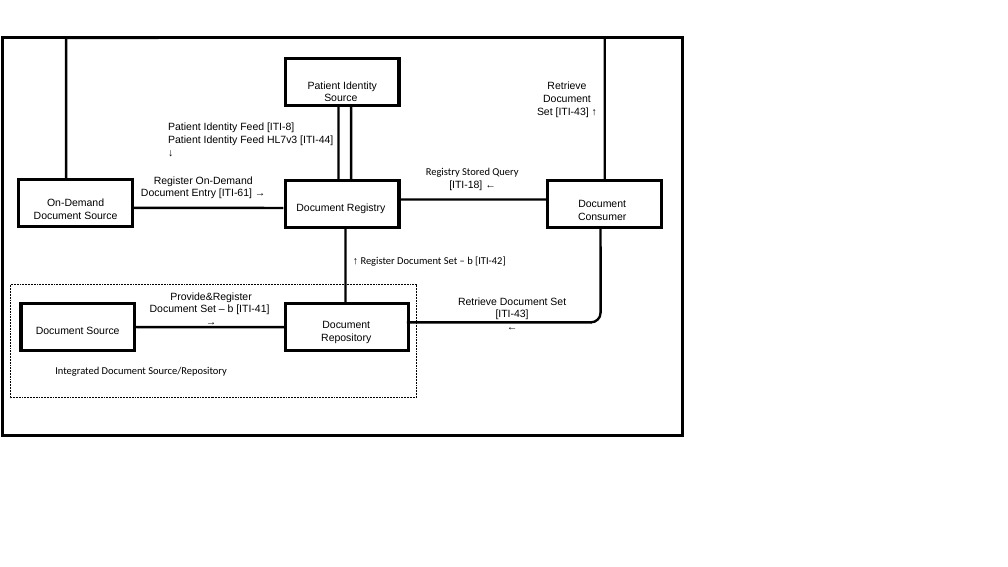
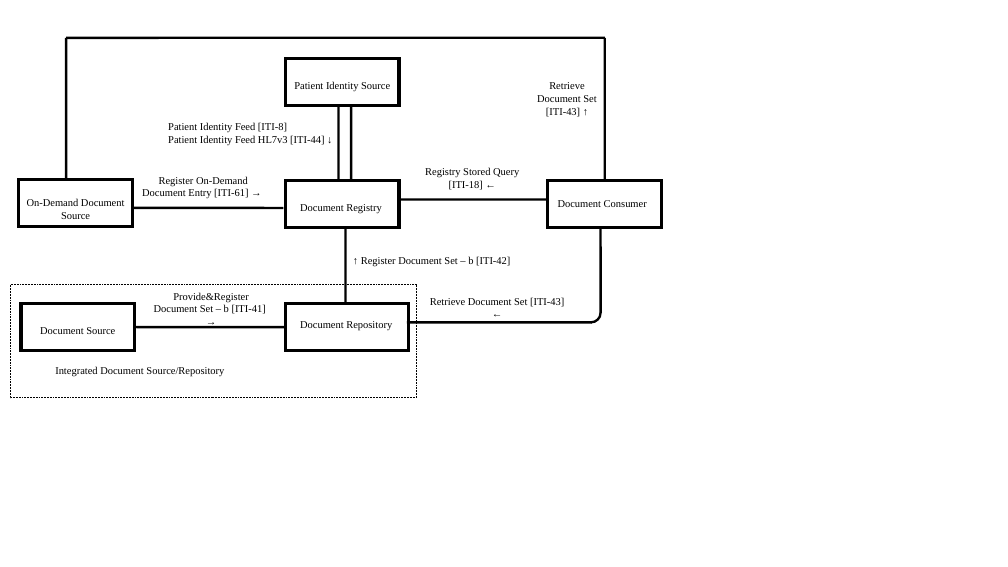
Before and after one commit to IHE/publications, a slide deck: slide 1 of ITI/TF/Volume1/media/Figure_10.1-1b.pptx. Drawn at 1008x567 pixels with LibreOffice and Linux fonts; fonts in the diff are those of the drawing. Boxes give left, top, right and bottom in pixels: in the first picture for what was removed or moved away, otherwise in the second. Text is boxed around its words. In the diff, an @@ line names an element or a change of style, - is before the commit and + after.

```diff
--- a/ITI/TF/Volume1/media/Figure_10.1-1b.pptx
+++ b/ITI/TF/Volume1/media/Figure_10.1-1b.pptx
@@ rectangle removed at (2,38,683,436) @@
@@ text "Registry Stored Query [ITI-18] ←" at (425,168,519,190): font Calibri to Times New Roman in "Registry Stored Query"; font Arial to Times New Roman in "[ITI-18] ←" @@
@@ text "↑ Register Document Set – ..." at (361,256,510,267): font Calibri to Times New Roman @@
@@ font Arial to Times New Roman in 11 elements at (40,327,115,334), (558,200,647,207), (300,204,381,214), (300,321,392,331), (154,292,266,314), (294,81,390,92), (168,123,324,146), (27,198,125,219), (142,176,248,199), (537,82,596,117), (430,297,564,307) @@
@@ text "Retrieve Document Set [ITI-43] ←": place and size @@
-text "Retrieve Document Set [ITI-43] ←" at (458,297,566,320)
+text "Retrieve Document Set [ITI-43] ←" at (430,297,564,307)
@@ text "Integrated Document Source/Repository" at (55,366,224,377): font Calibri to Times New Roman @@
```
Also in this commit, not shown: 25 other files.
